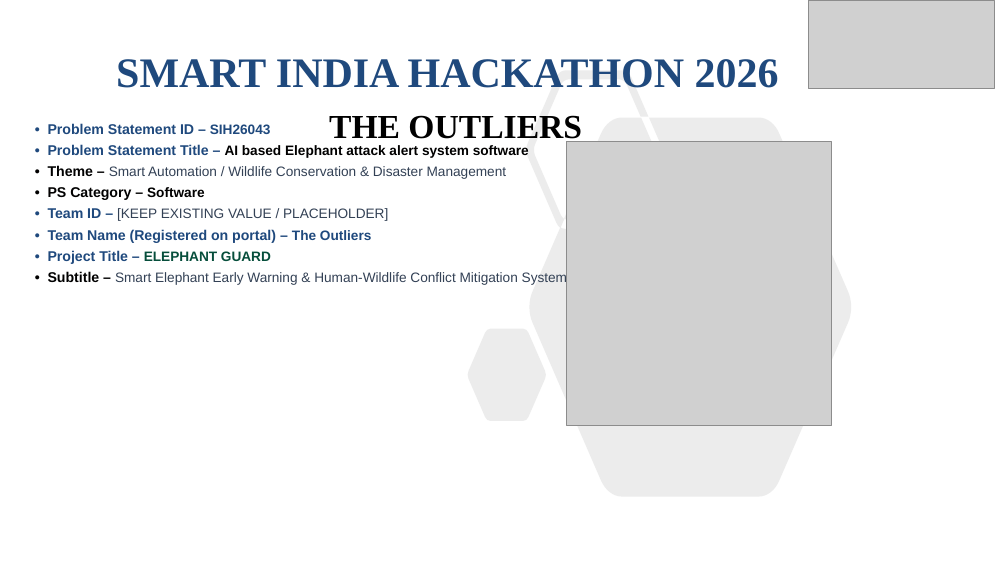
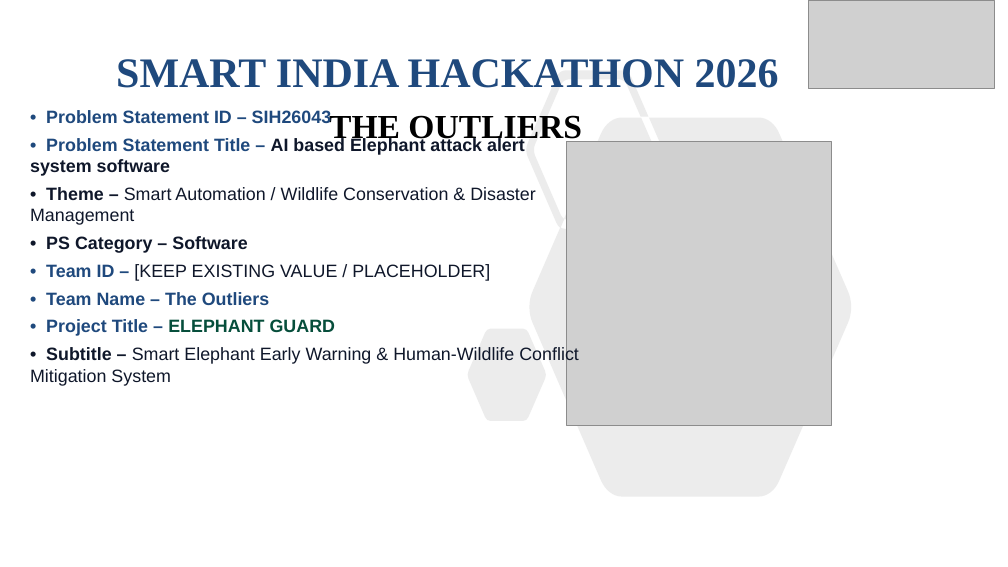
Before and after one commit to Aman914284/ElephantGuard, a slide deck: slide 1 of docs/Elephant_Guard_SIH26043_Winning_Presentation.pptx. Drawn at 1008x567 pixels with LibreOffice and Linux fonts; fonts in the diff are those of the drawing; grey boxes stand for pictures. Boxes give left, top, right and bottom in pixels: in the first picture for what was removed or moved away, otherwise in the second. Text is boxed around its words. In the diff, an @@ line names an element or a change of style, - is before the commit and + after.

Commit message:
style: enlarge slide body font sizes to 18pt for high visibility and presentation readability

```diff
--- a/docs/Elephant_Guard_SIH26043_Winning_Presentation.pptx
+++ b/docs/Elephant_Guard_SIH26043_Winning_Presentation.pptx
@@ text "• Problem Statement ID – ...": place and size @@
-text "• Problem Statement ID – ..." at bbox=[48, 123, 567, 285]
+text "• Problem Statement ID – ..." at bbox=[30, 110, 579, 386]
@@ text at bbox=[30, 110, 579, 386]: size 13.5 to 17 pt in "• Problem Statement ID –", "• Problem Statement Title –", "• Theme –", "• PS Category –" and 3 more places; size 13 to 17 pt in "SIH26043", "AI based Elephant attack alert system software", "Smart Automation / Wildlife Conservation & Disaster ...", "Software" and 3 more places; text colour #010000 to #0F172A in "AI based Elephant attack alert system software", "• Theme –", "• PS Category – Software", "• Subtitle –"; text colour #334155 to #0F172A in "Smart Automation / Wildlife Conservation & Disaster ...", "[KEEP EXISTING VALUE / PLACEHOLDER]", "Smart Elephant Early Warning & Human-Wildlife Conflict ..."; more space between paragraphs @@
@@ text at bbox=[46, 292, 269, 305]: text changed; size 13.5 to 17 pt @@
-• Team Name (Registered on portal) – The Outliers
+• Team Name – The Outliers
```
Also in this commit, not shown: 5 other slides changed, 1 other file.
